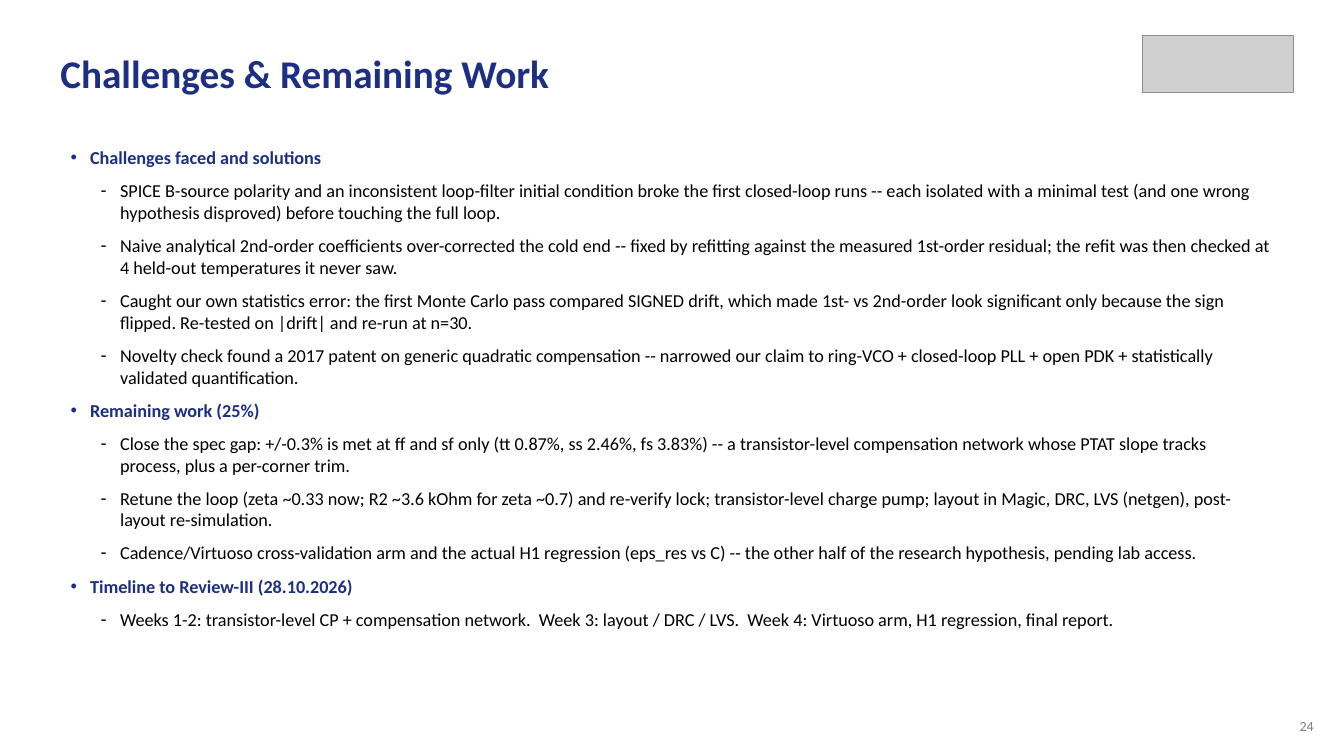
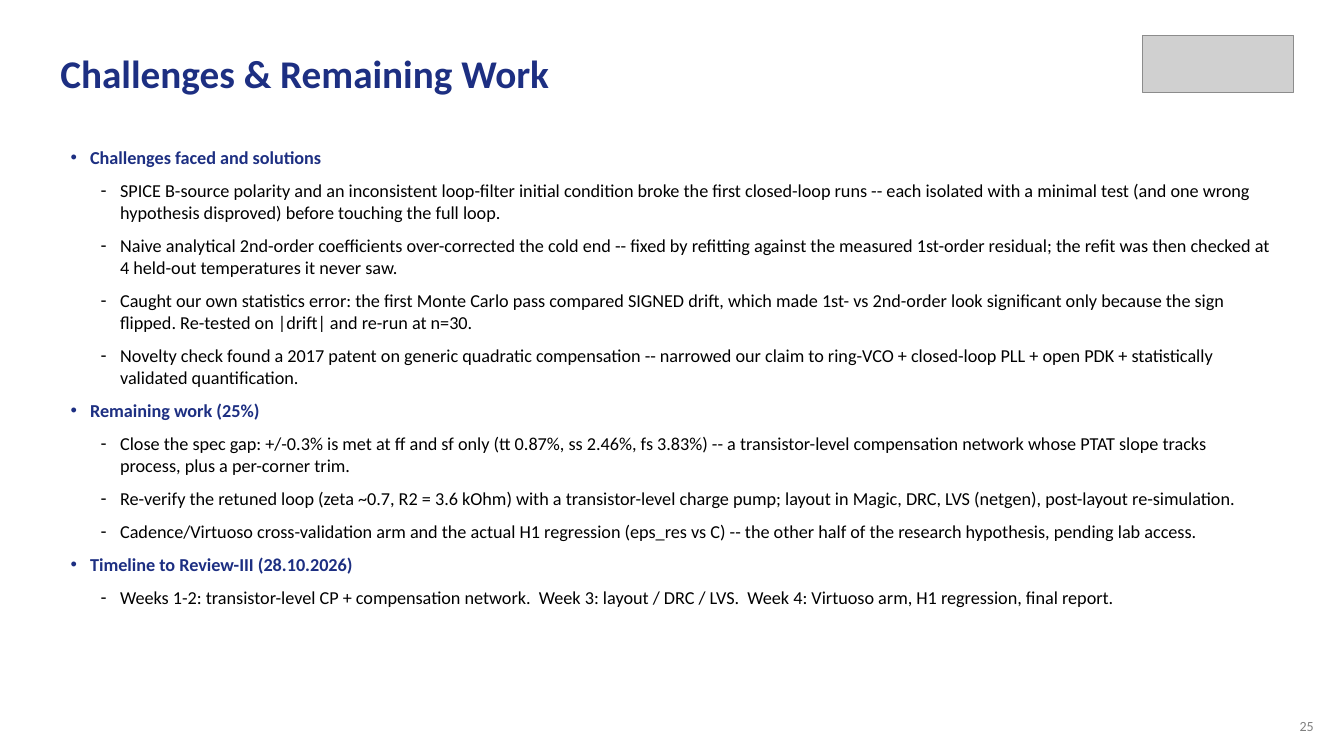
Before and after one commit to pocopepe/visualizer, a slide deck: slide 25 of Design_of_a_Frequency_Synthesiser_Review-2.pptx (slide 24 before the commit). Drawn at 1344x756 pixels with LibreOffice and Linux fonts; fonts in the diff are those of the drawing; grey boxes stand for pictures. Boxes give left, top, right and bottom in pixels: in the first picture for what was removed or moved away, otherwise in the second. Text is boxed around its words. In the diff, an @@ line names an element or a change of style, - is before the commit and + after.

```diff
--- a/Design_of_a_Frequency_Synthesiser_Review-2.pptx
+++ b/Design_of_a_Frequency_Synthesiser_Review-2.pptx
@@ text at (120,492,1235,508): text changed @@
-– Retune the loop (zeta ~0.33 now; R2 ~3.6 kOhm for zeta ~0.7) and re-verify lock; transistor-level charge pump; layout in Magic, DRC, LVS (netgen), post-layout re-simulation.
+– Re-verify the retuned loop (zeta ~0.7, R2 = 3.6 kOhm) with a transistor-level charge pump; layout in Magic, DRC, LVS (netgen), post-layout re-simulation.
@@ text at (1300,722,1314,731): text changed @@
-24
+25
```
Also in this commit, not shown: 13 other slides changed, 1 slide added, 56 other files.
